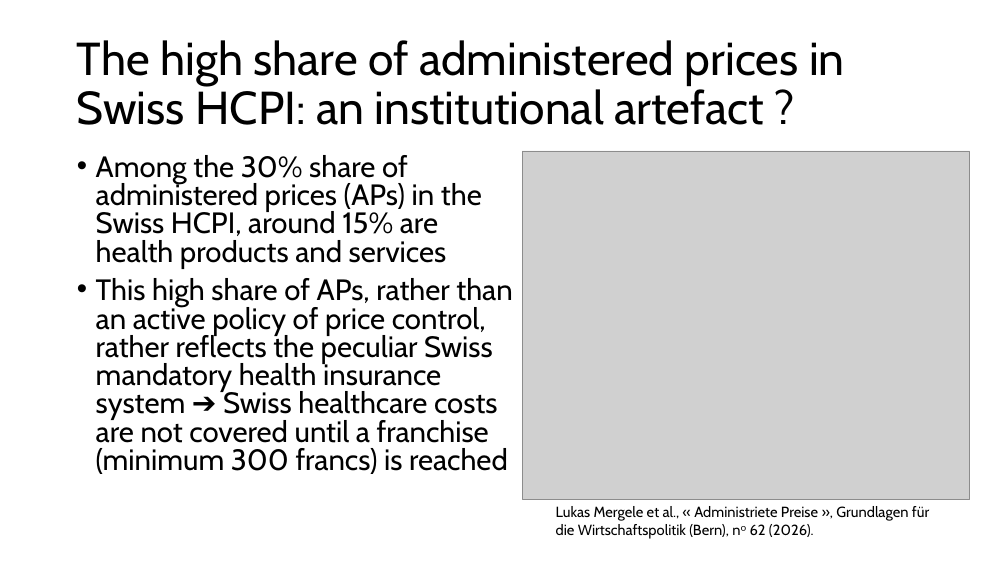
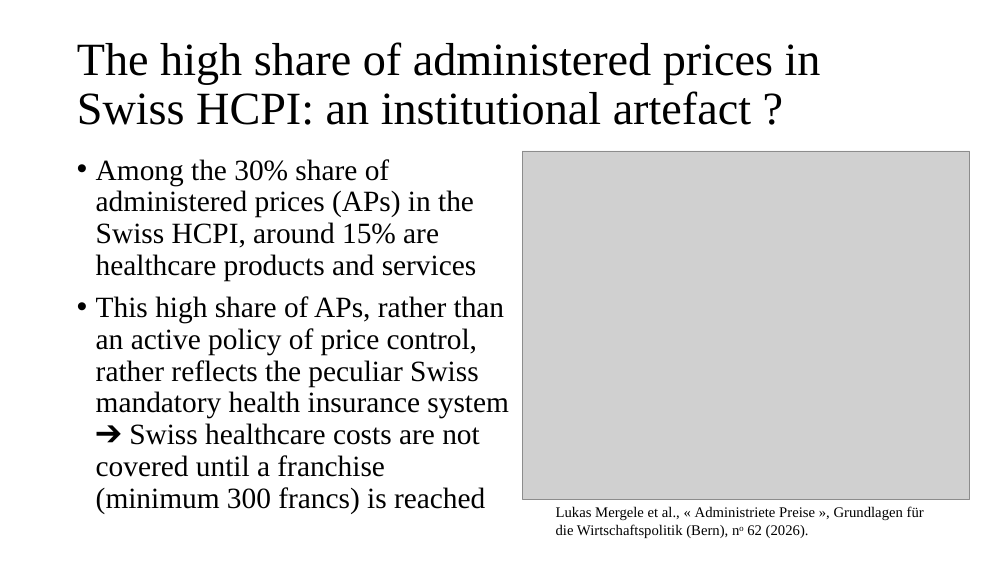
Before and after one commit to Jeylal/celalguney, a slide deck: slide 6 of posts/inflation suisse/presentation_eaepe.pptx. Drawn at 1008x567 pixels with LibreOffice and Linux fonts; fonts in the diff are those of the drawing; grey boxes stand for pictures. Boxes give left, top, right and bottom in pixels: in the first picture for what was removed or moved away, otherwise in the second. Text is boxed around its words. In the diff, an @@ line names an element or a change of style, - is before the commit and + after.

```diff
--- a/posts/inflation suisse/presentation_eaepe.pptx
+++ b/posts/inflation suisse/presentation_eaepe.pptx
@@ title "The high share of administered ..." at (77,42,821,125): font Cabin to Times New Roman @@
@@ text at (96,159,477,281): text changed; font Cabin to Times New Roman @@
-• Among the 30% share of administered prices (APs) in the Swiss HCPI, around 15% are health products and services
+• Among the 30% share of administered prices (APs) in the Swiss HCPI, around 15% are healthcare products and services
@@ text at (96,296,509,514): font Cabin to Times New Roman in "This high share of APs, rather than ..."; line spacing 0.8 to 0.9 @@
@@ text "Lukas Mergele et al., « ..." at (556,506,924,538): font Cabin to Times New Roman @@
```
Also in this commit, not shown: 11 other slides changed, 5 other files.
